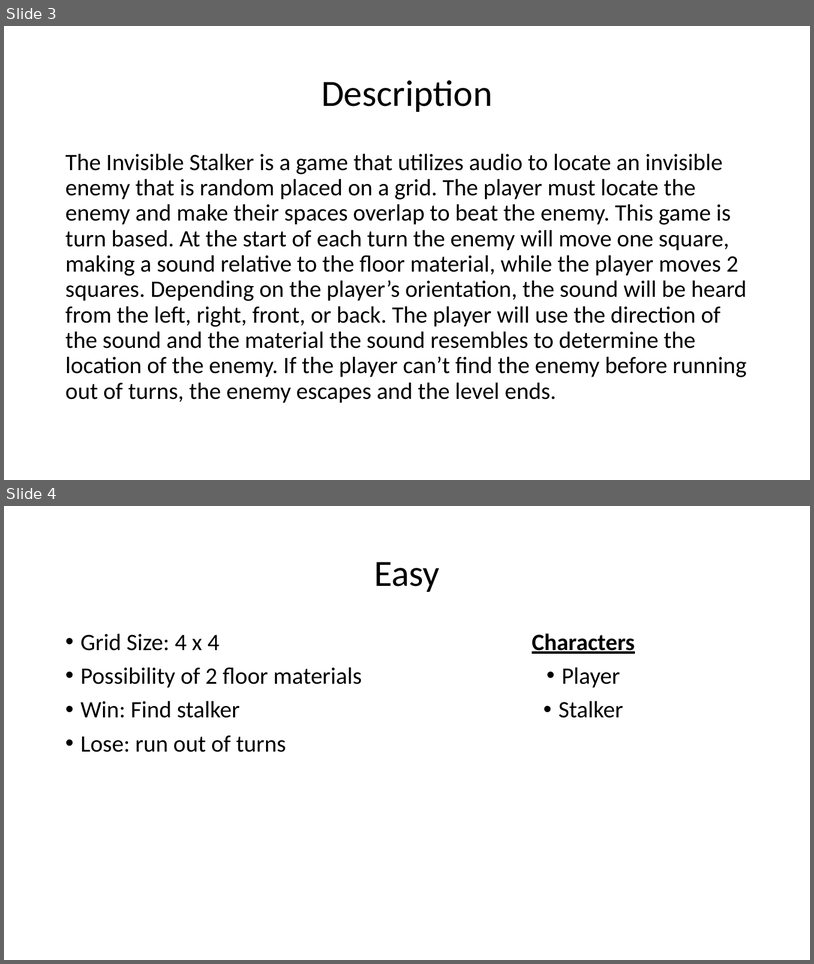
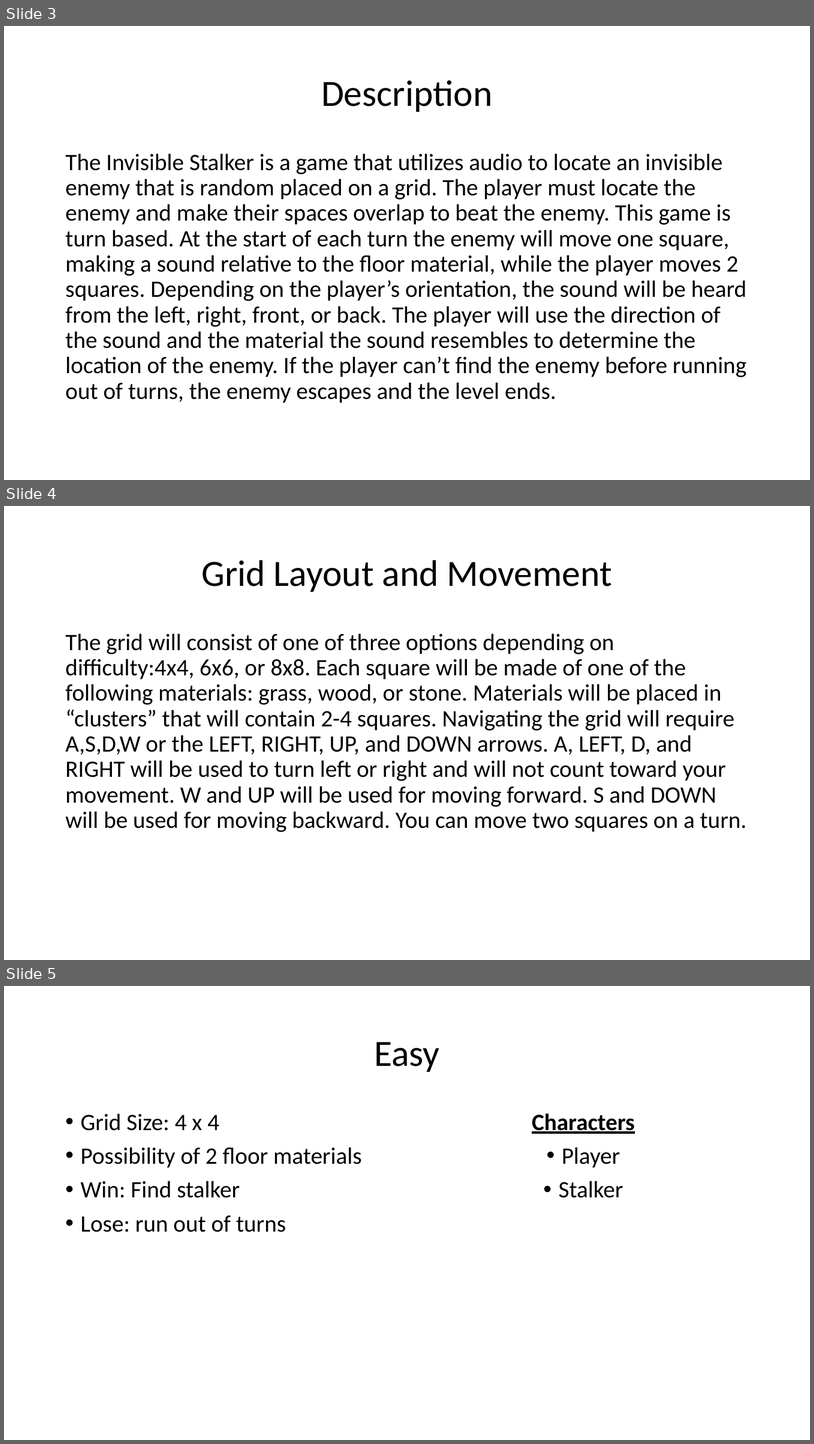
Before and after one commit to WyattSt/group-2, a slide deck: The Invisible Stalker.pptx. Shown one above the other, each under a label of ours: slides 3 and 4 before the commit, slides 3, 4 and 5 after it. The pictures are 814x964 and 814x1444 pixels, drawn with LibreOffice and Linux fonts; fonts in the diff are those of the drawing. Boxes give left, top, right and bottom in pixels: in the first picture for what was removed or moved away, otherwise in the second. Text is boxed around its words. In the diff, an @@ line names an element or a change of style, - is before the commit and + after.

Commit message:
added grid layout and movement slide

```diff
--- a/The Invisible Stalker.pptx
+++ b/The Invisible Stalker.pptx
@@ slide 4 added at bbox=[4, 506, 810, 960], background #FFFFFF @@
@@ title added at bbox=[201, 560, 612, 592], 44 pt, text #000000 @@
+Grid Layout and Movement
@@ text added at bbox=[65, 633, 747, 832], 28 pt, text #000000 @@
+The grid will consist of one of three options depending on difficulty:4x4, 6x6, or 8x8. Each square will be made of one of the following materials: grass, wood, or stone. Materials will be placed in “clusters” that will contain 2-4 squares. Navigating the grid will require A,S,D,W or the LEFT, RIGHT, UP, and DOWN arrows. A, LEFT, D, and RIGHT will be used to turn left or right and will not count toward your movement. W and UP will be used for moving forward. S and DOWN will be used for moving backward. You can move two squares on a turn.
@@ what was slide 4 is now slide 5 @@
```
